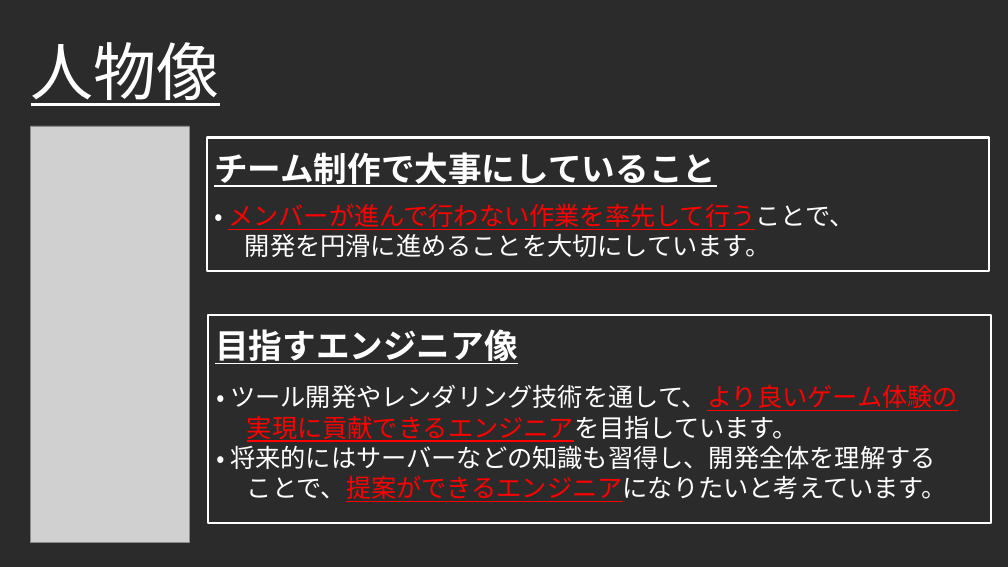
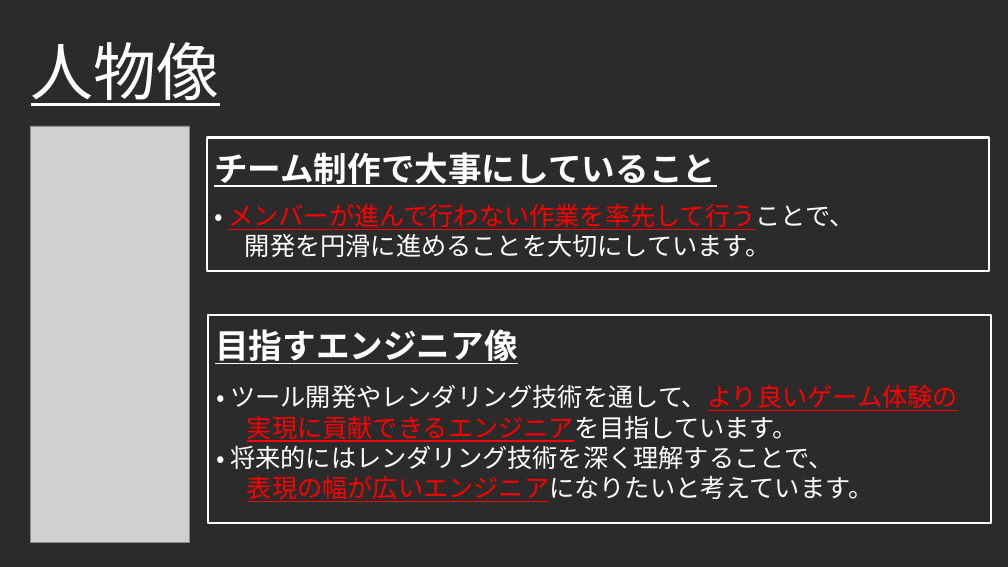
Before and after one commit to Takeshi0106/Action_Game, a slide deck: slide 4 of 1_PR/01_ポートフォリオ.pptx. Drawn at 1008x567 pixels with LibreOffice and Linux fonts; fonts in the diff are those of the drawing; grey boxes stand for pictures; background and template pictures are left out; a plain dark background stands for a picture behind light text. Boxes give left, top, right and bottom in pixels: in the first picture for what was removed or moved away, otherwise in the second. Text is boxed around its words. In the diff, an @@ line names an element or a change of style, - is before the commit and + after.

```diff
--- a/1_PR/01_ポートフォリオ.pptx
+++ b/1_PR/01_ポートフォリオ.pptx
@@ text at [216,384,958,502]: text changed @@
-・ ツール開発やレンダリング技術を通して、より良いゲーム体験の
-実現に貢献できるエンジニアを目指しています。
-・ 将来的にはサーバーなどの知識も習得し、開発全体を理解する
-ことで、提案ができるエンジニアになりたいと考えています。
+・ ツール開発やレンダリング技術を通して、より良いゲーム体験の
+実現に貢献できるエンジニアを目指しています。
+・ 将来的にはレンダリング技術を深く理解することで、
+表現の幅が広いエンジニアになりたいと考えています。
```
Also in this commit, not shown: 2 other files.
